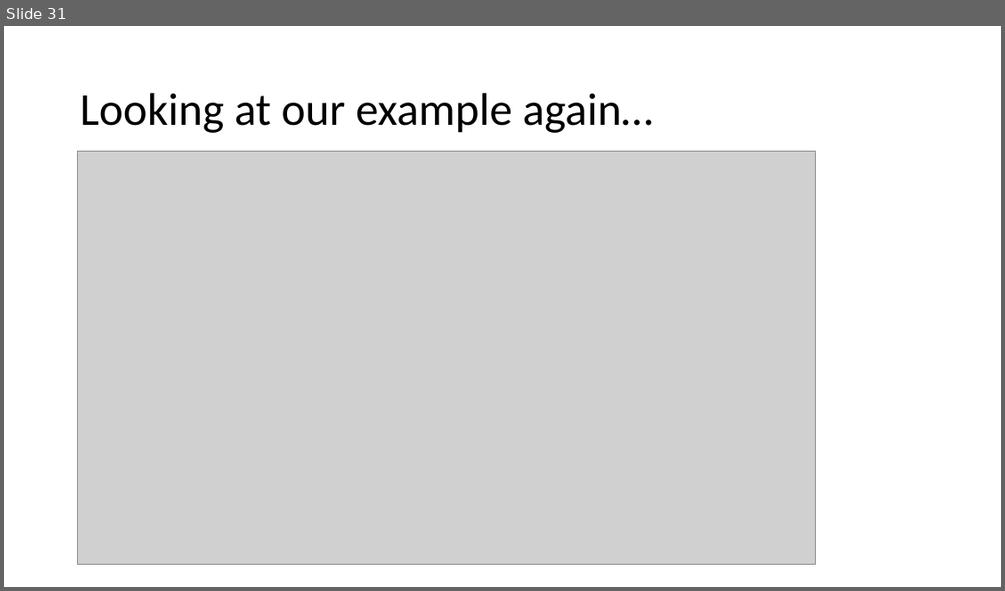
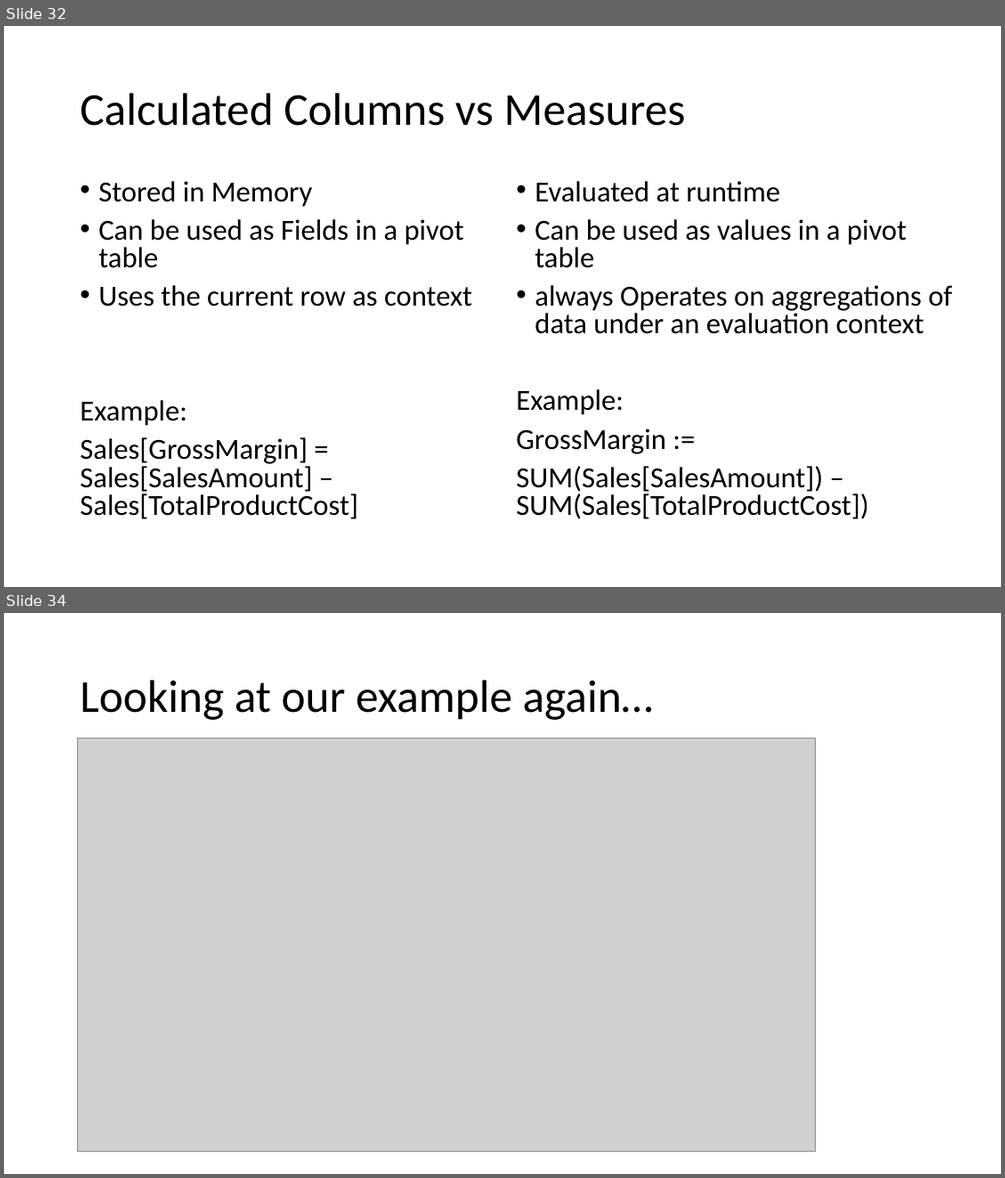
Before and after one commit to LukasSteindl/tabularmodelforfinance, a slide deck: Slides.pptx. Shown one above the other, each under a label of ours: slide 31 before the commit, slides 32 and 34 after it; the slides between them are not shown. The pictures are 1005x591 and 1005x1178 pixels, drawn with LibreOffice and Linux fonts; fonts in the diff are those of the drawing; grey boxes stand for pictures. Boxes give left, top, right and bottom in pixels: in the first picture for what was removed or moved away, otherwise in the second. Text is boxed around its words. In the diff, an @@ line names an element or a change of style, - is before the commit and + after.

```diff
--- a/Slides.pptx
+++ b/Slides.pptx
@@ slide 32 added at <box>4,26,1001,587</box>, background #FFFFFF @@
@@ title added at <box>80,93,686,126</box>, 44 pt, text #000000 @@
+Calculated Columns vs Measures
@@ text added at <box>80,181,472,519</box>, 28 pt, text #000000 @@
+• Stored in Memory
+• Can be used as Fields in a pivot table
+• Uses the current row as context
+Example:
+Sales[GrossMargin] = Sales[SalesAmount] – Sales[TotalProductCost]
@@ text added at <box>516,181,952,519</box>, 28 pt, text #000000 @@
+• Evaluated at runtime
+• Can be used as values in a pivot table
+• always Operates on aggregations of data under an evaluation context
+Example:
+GrossMargin :=
+SUM(Sales[SalesAmount]) – SUM(Sales[TotalProductCost])
@@ what was slide 31 is now slide 34 @@
```
Also in this commit, not shown: 6 slides changed, 4 other slides added, 1 other file.
